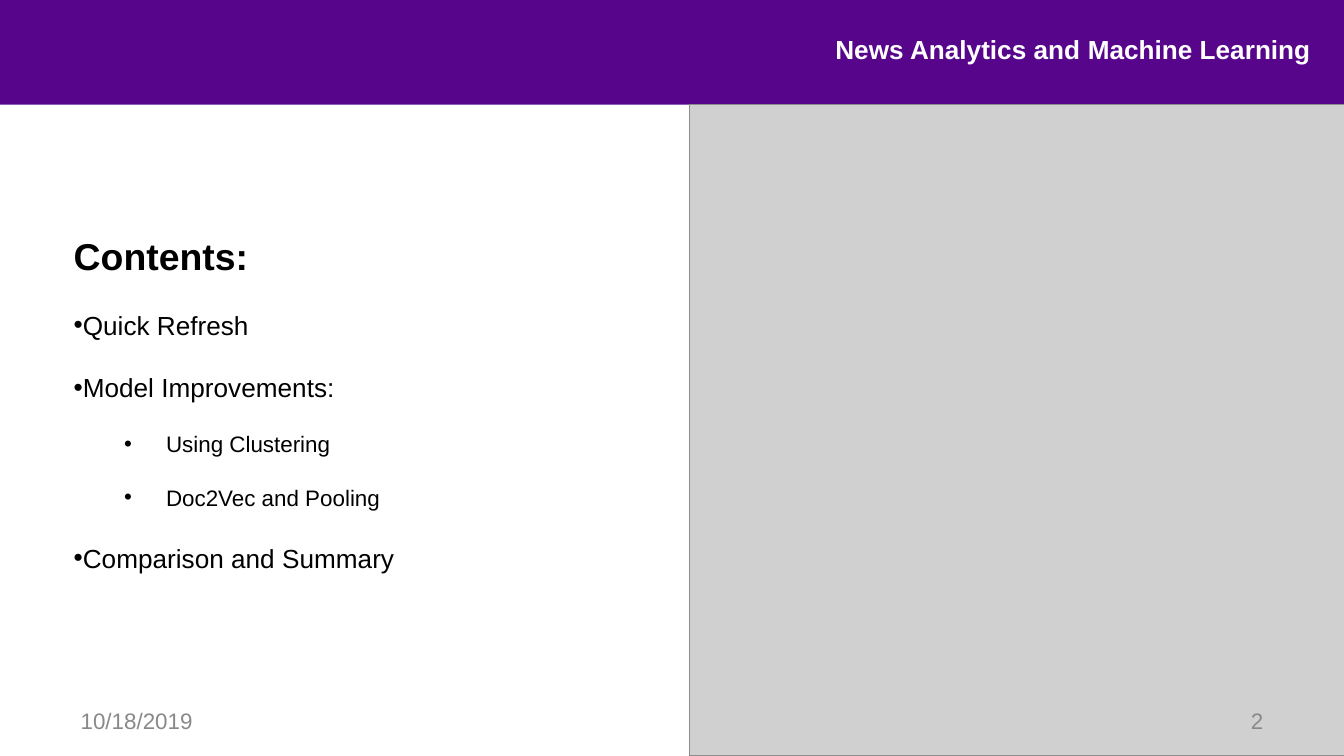
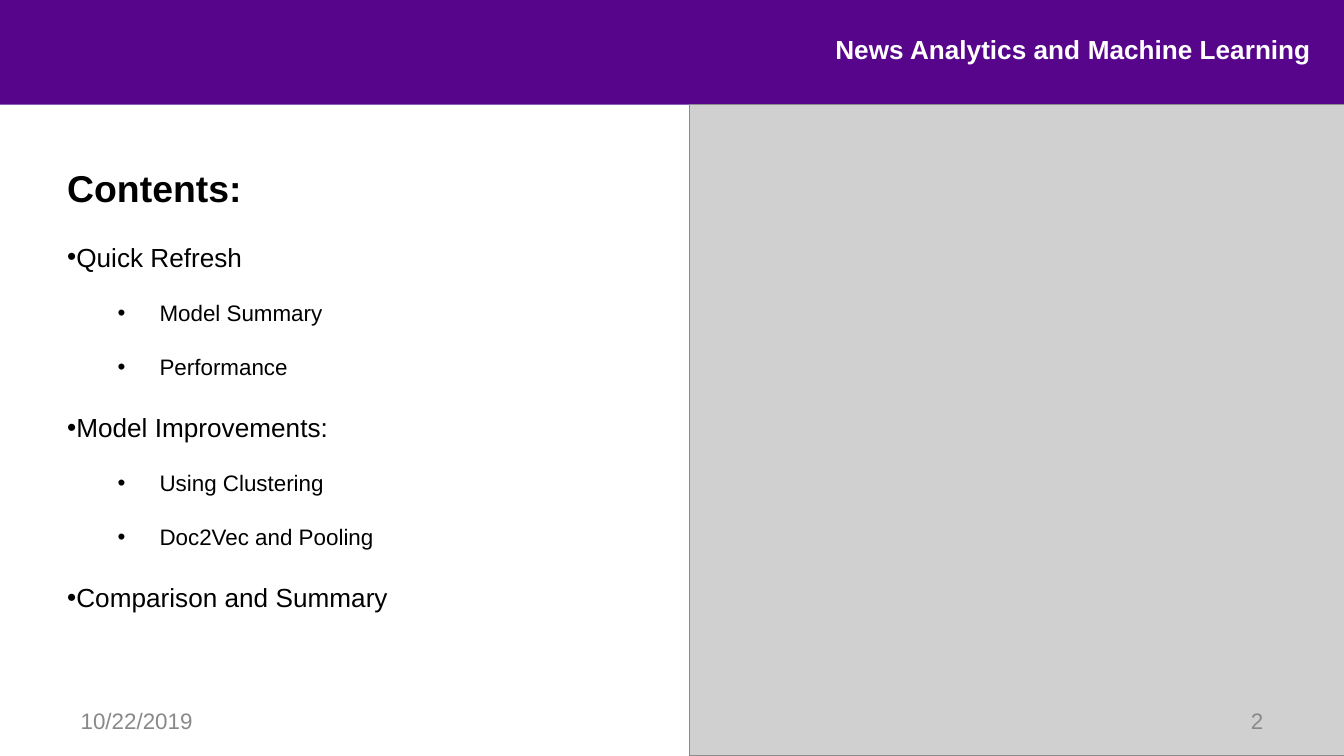
Before and after one commit to hhy845914111/NLP-Project, a slide deck: slide 2 of final_pre.pptx. Drawn at 1344x756 pixels with LibreOffice and Linux fonts; fonts in the diff are those of the drawing; grey boxes stand for pictures; background and template pictures are left out. Boxes give left, top, right and bottom in pixels: in the first picture for what was removed or moved away, otherwise in the second. Text is boxed around its words. In the diff, an @@ line names an element or a change of style, - is before the commit and + after.

```diff
--- a/final_pre.pptx
+++ b/final_pre.pptx
@@ text "Contents:": place and size @@
-text "Contents:" at bbox=[74, 244, 394, 574]
+text "Contents:" at bbox=[67, 176, 388, 613]
@@ text at bbox=[160, 304, 323, 376]: paragraphs added @@
+  • Model Summary
+  • Performance
@@ text at bbox=[81, 713, 193, 729]: text changed @@
-10/18/2019
+10/22/2019
```
Also in this commit, not shown: 13 other slides changed, 3 slides added, 6 other files.
